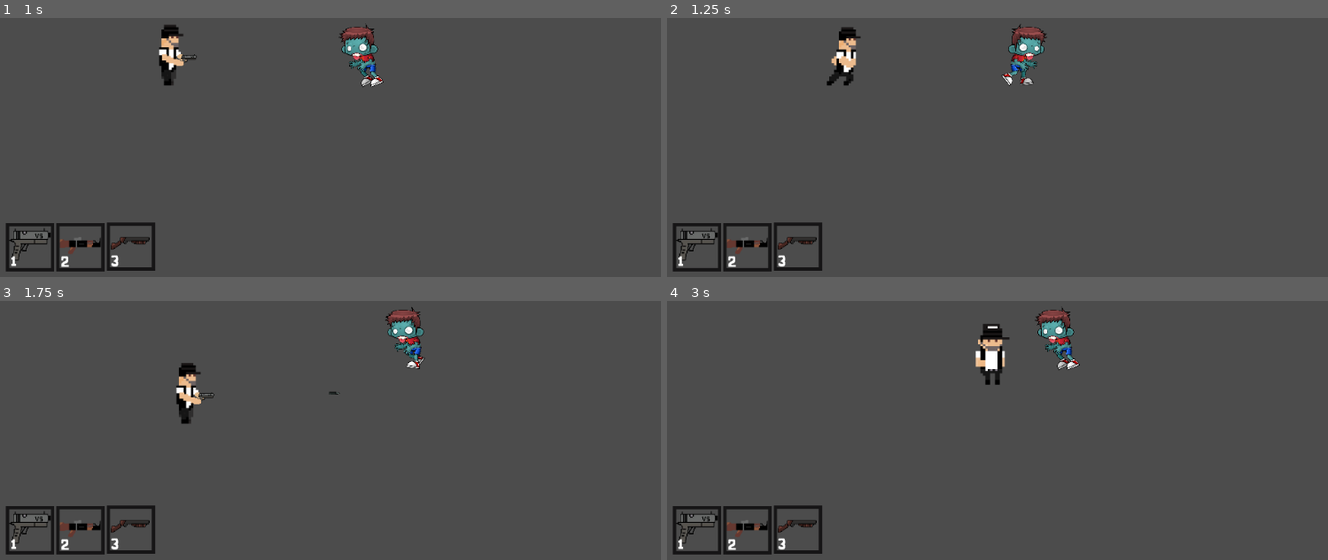
Above: before the commit, frames 1-4 (two rows, left to right).
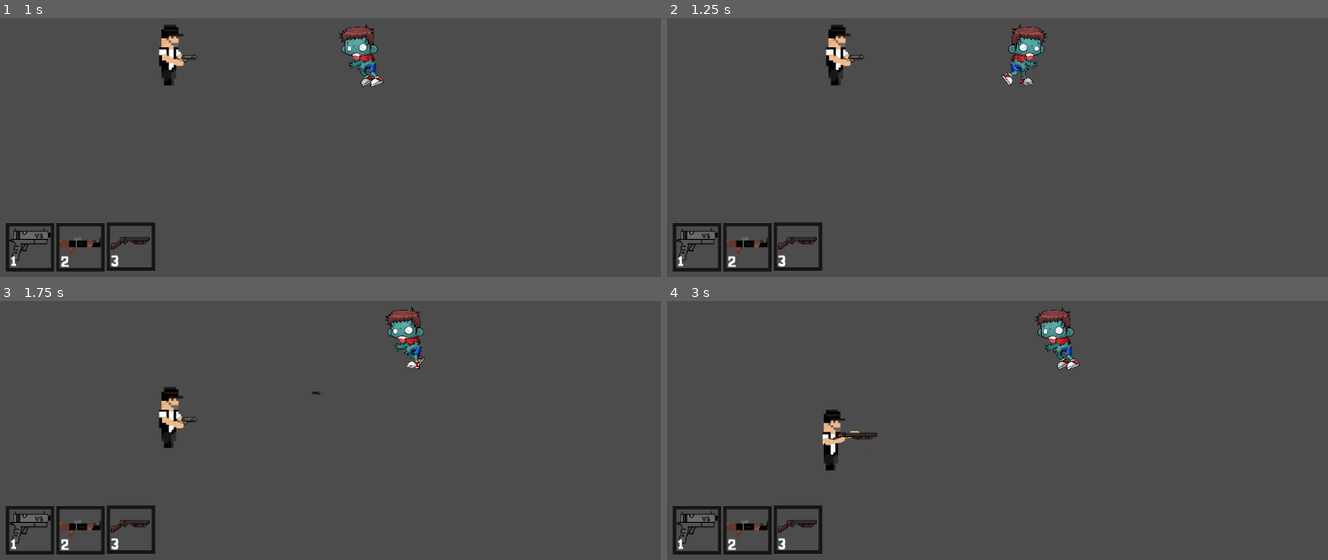
Above: after the commit, the same moments.

Repository: Vincius-dev/Game-CoronaVapo
Game: Godot game, scene res://scenes/Main.tscn
Two runs of this game, one before a commit and one after it. Both use one fixed random seed, a clock stepped at 60 frames per second and the inputs below.
Inputs:
- Up to frame 1 (1 s): hold Right (right) from 0.53 s (still down); hold Z (shot) from 0.53 s (still down)
- Up to frame 2 (1.25 s): keep holding Right (right); keep holding Z (shot)
- Up to frame 3 (1.75 s): release Right (right) at 1.28 s; release Z (shot) at 1.28 s; hold Down (down) from 1.28 s (still down); tap 1 (Slot1) at 1.35 s; tap Z (shot) at 1.55 s
- Up to frame 4 (3 s): release Down (down) at 2.03 s; hold Right (right) 2.03-2.78 s; hold Z (shot) 2.03-2.78 s; tap 2 (Slot2) at 2.1 s; hold Up (up) from 2.78 s (still down); tap 3 (Slot3) at 2.85 s

Frame 1 is identical in both runs. In frame 2, 0.8% of the frame differs, in the area x 23-30%, y 2-26%; in frame 3, 1.2%; in frame 4, 1.5%, in the area x 23-52%, y 8-66%.

Commit message:
Player_Completo

Diff:
--- a/ProjectTecnico/scripts/Player.gd
+++ b/ProjectTecnico/scripts/Player.gd
@@ -23,6 +23,11 @@
 
 func _move(delta):
 	print(walkON)
+	if Input.is_action_pressed("shot"):
+		walkON = false
+	else:
+		walkON = true
+
 	if Input.is_action_pressed("up") and walkON == true:
 		walk.y = -SPEED
 	elif Input.is_action_pressed("down") and walkON == true:
@@ -75,10 +80,7 @@
 
 func shooting():
 	if ShootingON == true:
-		if Input.is_action_just_pressed("shot"):
-			walkON = false
-		else:
-			walkON = true
+
 
 		if Input.is_action_just_pressed("shot") and bullet == 1:
 			var ShotG1 = ShotG0.instance()
@@ -135,6 +137,6 @@
 		if time >= 20:
 			ShootingON = true
 	if ShootingON == false and bullet == 3:
-		if time >= 100:
+		if time >= 70:
 			ShootingON = true
 	pass
